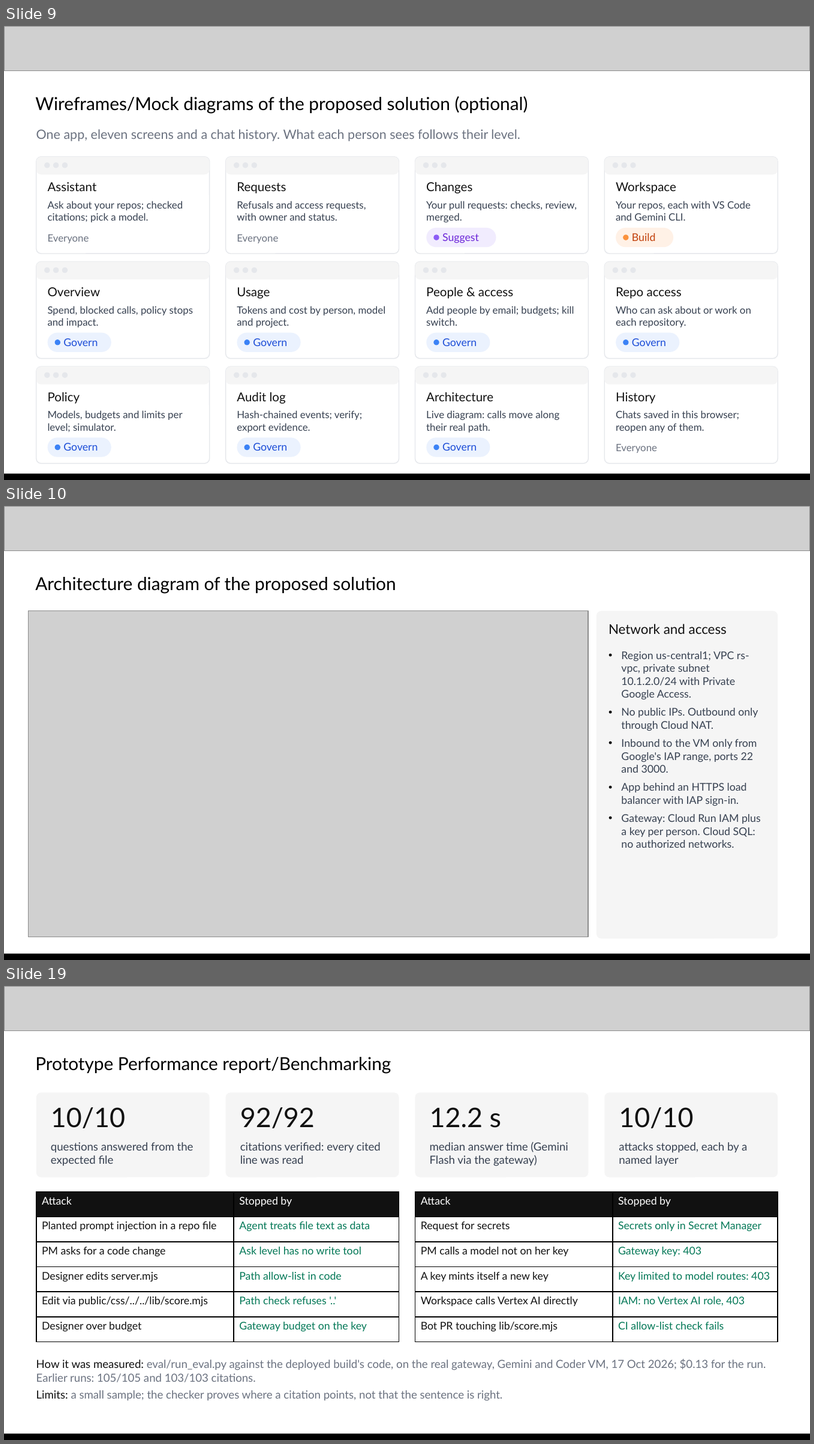
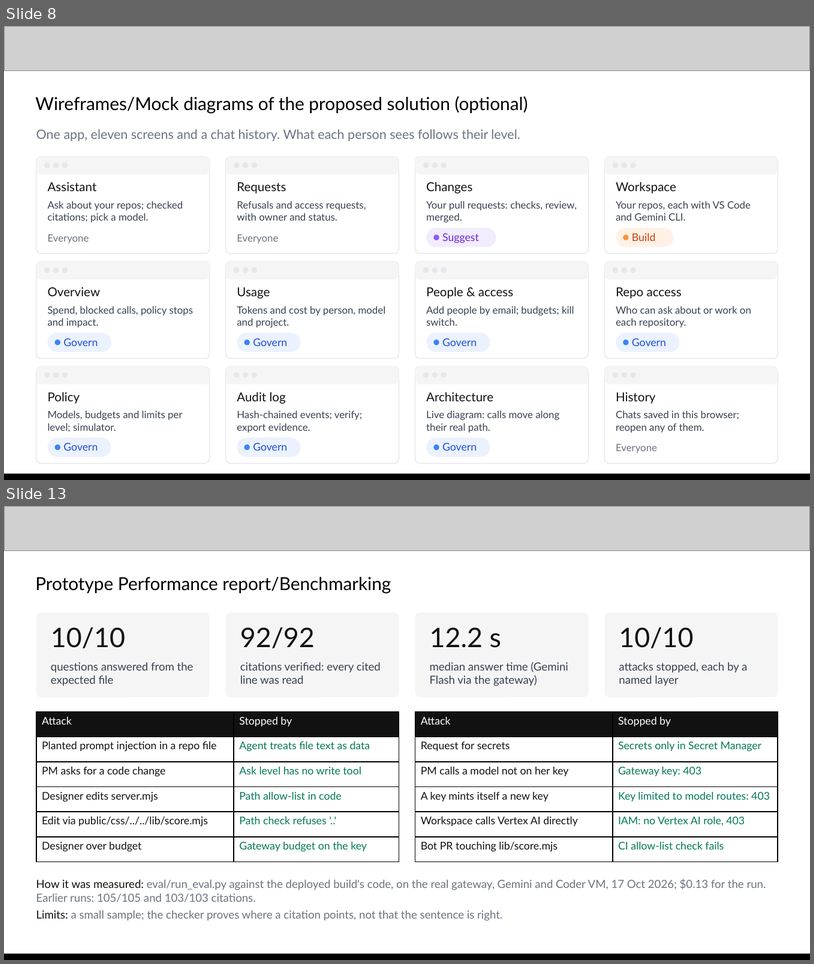
Before and after one commit to praveensaharan/RoleSpace, a slide deck: docs/deck/RoleSpace-AI-Builder-Cup-submission.pptx. Shown one above the other, each under a label of ours: slides 9, 10 and 19 before the commit, slides 8 and 13 after it; the slides between them are not shown. The pictures are 814x1444 and 814x964 pixels, drawn with LibreOffice and Linux fonts; fonts in the diff are those of the drawing; grey boxes stand for pictures. Boxes give left, top, right and bottom in pixels: in the first picture for what was removed or moved away, otherwise in the second. Text is boxed around its words. In the diff, an @@ line names an element or a change of style, - is before the commit and + after.

```diff
--- a/docs/deck/RoleSpace-AI-Builder-Cup-submission.pptx
+++ b/docs/deck/RoleSpace-AI-Builder-Cup-submission.pptx
@@ slide 10 removed at box(4, 506, 810, 960), background #FFFFFF @@
@@ picture removed at box(4, 506, 810, 550) @@
@@ text removed at box(35, 577, 396, 594) @@
-Architecture diagram of the proposed solution
@@ picture removed at box(28, 611, 588, 937) @@
@@ rounded rectangle removed at box(597, 611, 778, 938) @@
@@ text removed at box(609, 624, 727, 634) @@
-Network and access
@@ text removed at box(621, 651, 761, 847) @@
-• Region us-central1; VPC rs-vpc, private subnet 10.1.2.0/24 with Private Google Access.
-• No public IPs. Outbound only through Cloud NAT.
-• Inbound to the VM only from Google's IAP range, ports 22 and 3000.
-• App behind an HTTPS load balancer with IAP sign-in.
-• Gateway: Cloud Run IAM plus a key per person. Cloud SQL: no authorized networks.
@@ picture removed at box(4, 955, 810, 960) @@
@@ rectangle removed at box(4, 954, 810, 960) @@
@@ what was slide 9 is now slide 8 @@
@@ what was slide 19 is now slide 13 @@
```
Also in this commit, not shown: 7 slides changed, 1 slide added, 6 other slides removed, 16 other files.
